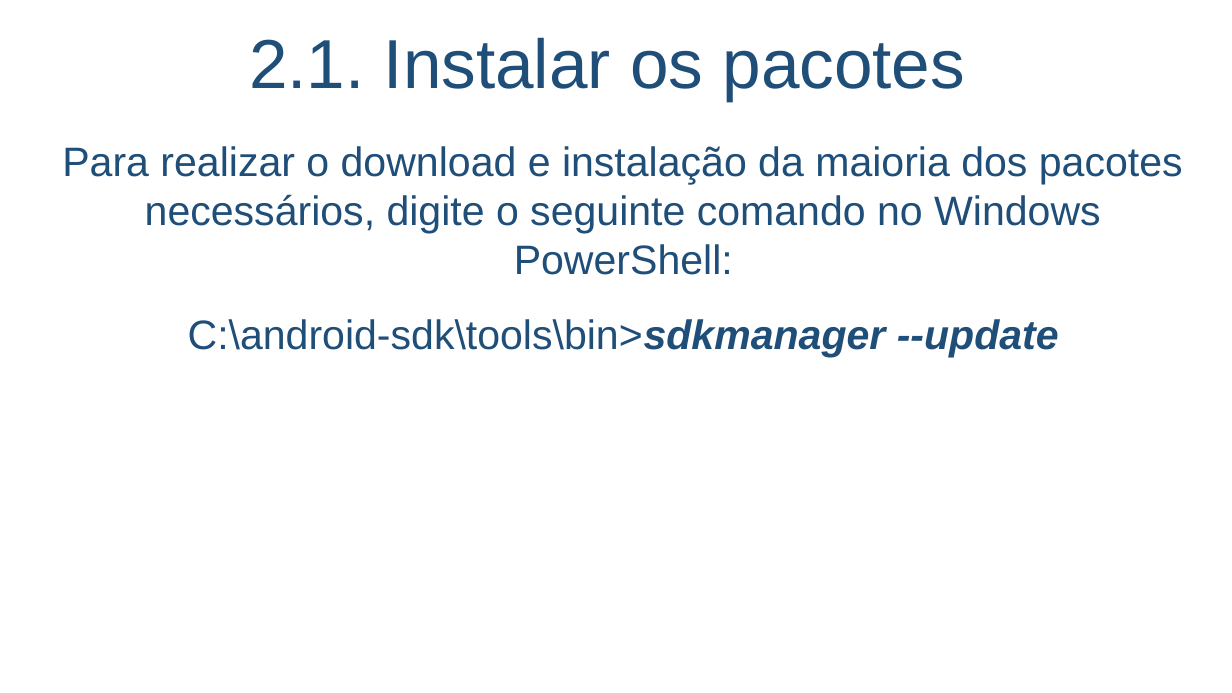
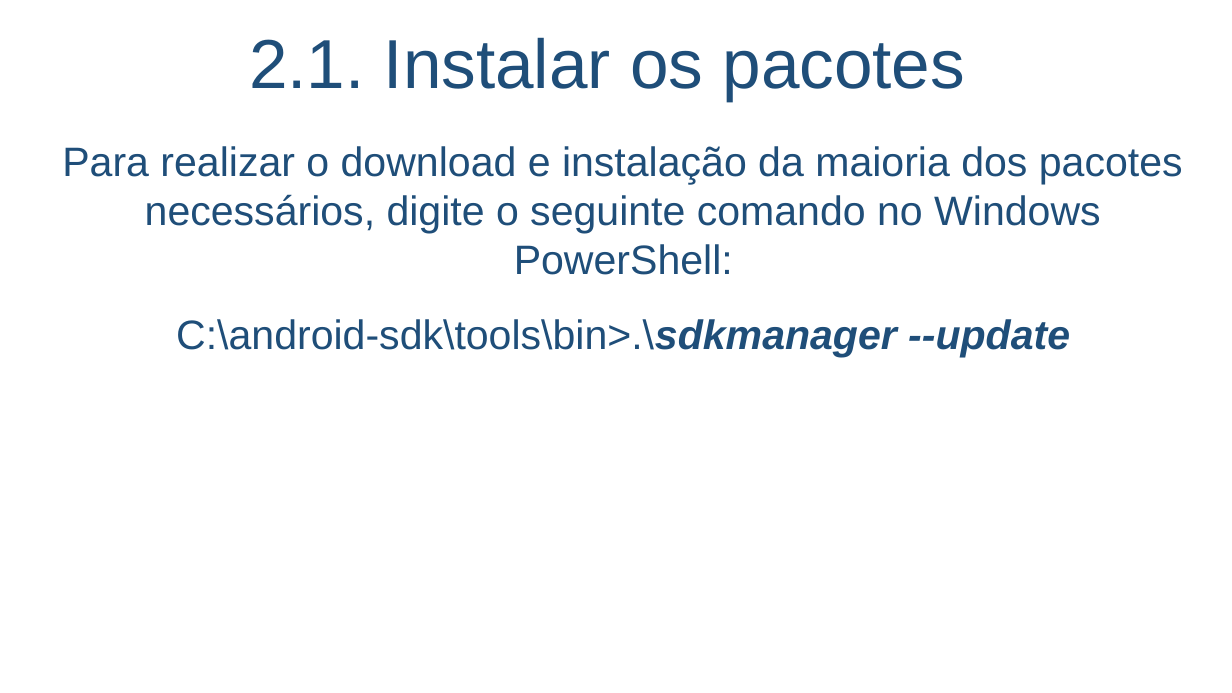
Before and after one commit to salmo-jr/public-slides, a slide deck: slide 12 of building-games-for-Android.pptx. Drawn at 1232x693 pixels with LibreOffice and Linux fonts; fonts in the diff are those of the drawing; background and template pictures are left out. Boxes give left, top, right and bottom in pixels: in the first picture for what was removed or moved away, otherwise in the second. Text is boxed around its words. In the diff, an @@ line names an element or a change of style, - is before the commit and + after.

```diff
--- a/building-games-for-Android.pptx
+++ b/building-games-for-Android.pptx
@@ text at (176,319,1070,358): text changed @@
-C:\android-sdk\tools\bin>sdkmanager --update
+C:\android-sdk\tools\bin>.\sdkmanager --update
```
Also in this commit, not shown: 7 other slides changed.
